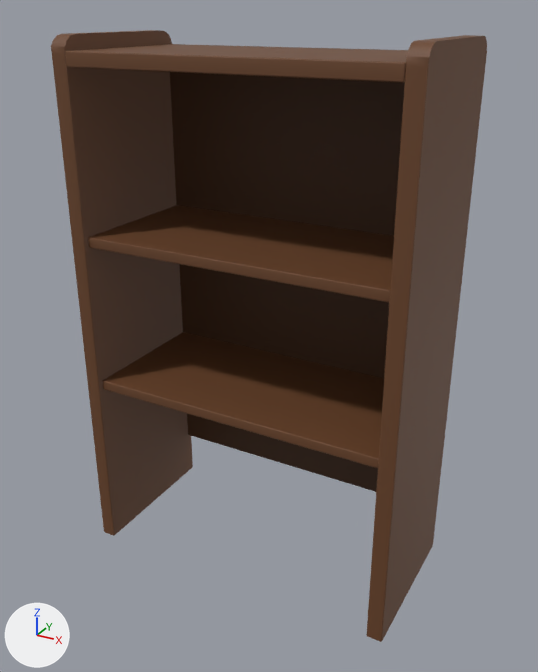
The Blender file blender/bookshelf.blend as it was, and as the next commit left it.
One viewpoint serves both versions: a 50 mm lens placed at (0.628, -1.127, 1.038), pointed at (0.011, -0.006, 0.477). Lighting does not change. The marker at lower left points along +X, +Y and +Z. The picture after the commit comes second.

In view in the first picture: 'BS_Back', 'BS_Shelf_Low', 'BS_Shelf_Mid', 'BS_Side_L', 'BS_Side_R', 'BS_Top'.
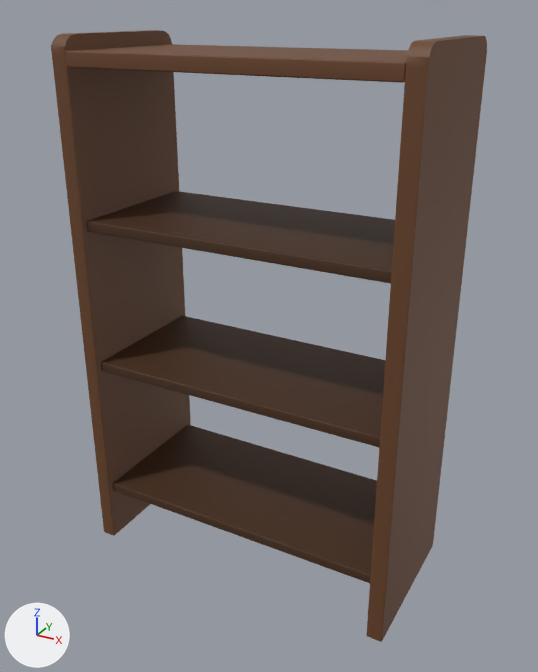
Changed parts and their boxes (x1, y1, x2, y2) in the pictures (538 x 672 px):
```json
{"object": "BS_Back", "change": "deleted", "before": [170, 44, 405, 492]}
{"object": "BS_Shelf_Low", "change": "recoloured, moved", "before": [102, 332, 384, 468], "after": [101, 316, 385, 447]}
{"object": "BS_Shelf_Bottom", "change": "added", "after": [113, 425, 377, 583], "on screen": "brown"}
{"object": "BS_Shelf_Mid", "change": "recoloured, moved", "before": [88, 205, 394, 303], "after": [87, 191, 395, 284]}
```

Scene script edits in JSON lines:
```json
{"block": "me_bs_shelf_low", "where": "me_bs_shelf_low.from_pydata(...)  # 24 vertices, 26 faces; spans x -0.29..0.29, y -0.139..0.139, z -0.01..0.01"}
{"op": "remove", "block": "me_bs_shelf_low", "code": "me_bs_shelf_low.materials.append(mat_m_wood_warm)  # brown #6b4428"}
{"op": "add", "block": "me_bs_shelf_low", "code": "me_bs_shelf_low.materials.append(mat_m_wood_dark)  # brown #4a2e19"}
{"block": "me_bs_shelf_mid", "where": "me_bs_shelf_mid.from_pydata(...)  # 24 vertices, 26 faces; spans x -0.29..0.29, y -0.139..0.139, z -0.01..0.01"}
{"op": "remove", "block": "me_bs_shelf_mid", "code": "me_bs_shelf_mid.materials.append(mat_m_wood_warm)  # brown #6b4428"}
{"op": "add", "block": "me_bs_shelf_mid", "code": "me_bs_shelf_mid.materials.append(mat_m_wood_dark)  # brown #4a2e19"}
{"op": "set", "path": "ob_bs_shelf_low.location", "old": "(0.0, -0.0015, 0.36)", "new": "(0.0, -0.0015, 0.4)"}
{"op": "set", "path": "ob_bs_shelf_mid.location", "old": "(0.0, -0.0015, 0.65)", "new": "(0.0, -0.0015, 0.68)"}
{"op": "remove", "block": "ob_bs_back", "code": ["ob_bs_back = bpy.data.objects.new('BS_Back', me_bs_back)", "ob_bs_back.parent = ob_bookshelf", "ob_bs_back.location = (0.0, 0.141, 0.537)"]}
{"op": "add", "block": "ob_bs_shelf_bottom", "code": ["ob_bs_shelf_bottom = bpy.data.objects.new('BS_Shelf_Bottom', me_bs_shelf_mid.copy())  # the mesh of ob_bs_shelf_mid", "ob_bs_shelf_bottom.parent = ob_bookshelf", "ob_bs_shelf_bottom.location = (0.0, -0.0015, 0.12)"]}
```
